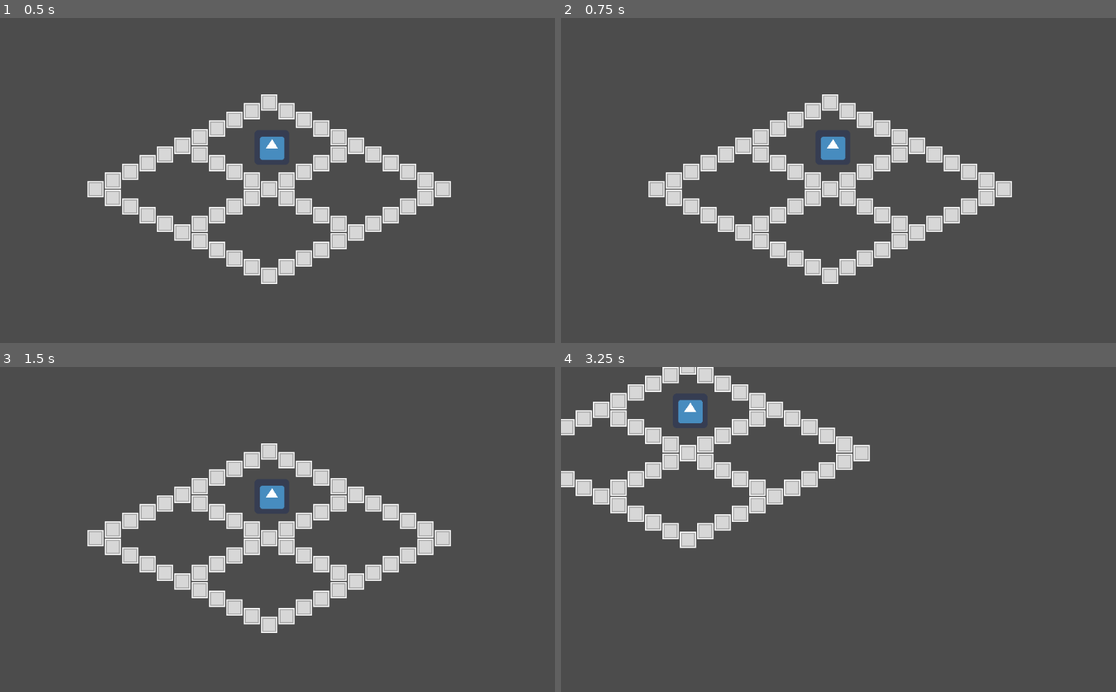
Above: before the commit, frames 1-4 (two rows, left to right).
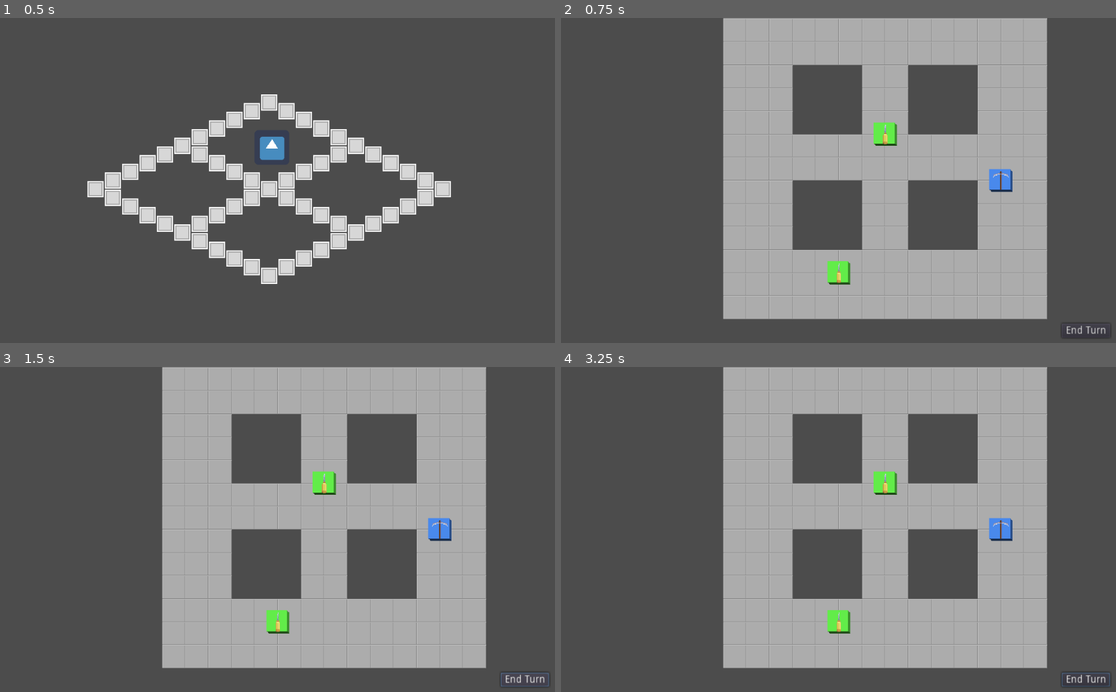
Above: after the commit, the same moments.

Repository: Henelik/HackGame
Game: Godot game, scene res://GameRoot.tscn
The game is run twice, just before and just after one commit, with the same random seed, the same clock (stepped at 60 frames per second) and the same inputs. The engine's default icon, where the game draws it, is replaced by a stand-in: a white triangle on a blue panel in a dark square.
Inputs (mouse positions are in pixels of both pictures, inside the frame that each line leads up to):
- Up to frame 1 (0.5 s): no input
- Up to frame 2 (0.75 s): click (832, 148) at 0.5 s
- Up to frame 3 (1.5 s): click (527, 679) at 1.25 s, where only the run after the commit has a clickable "End Turn"
- Up to frame 4 (3.25 s): tap Enter at 2 s; move the mouse to (960, 513) at 2.02 s; hold Right (ui_right) 2.03-2.78 s; click (960, 513) at 2.17 s; move the mouse to (727, 545) at 2.77 s; hold Down (ui_down) from 2.78 s (still down)

Frame 1 is identical in both runs. In frame 2, 46% of the frame differs, in the area x 15-99%, y 0-99%; in frame 3, 46%; in frame 4, 49%, in the area x 0-99%, y 0-99%.
Error after the commit: Parse Error: Variable "p" already defined in the scope (at line 93). (res://Scripts/CameraController.gd:116)

Commit message:
Added battle and overworld scene management

Diff:
--- a/Overworlds/NetNode.gd
+++ b/Overworlds/NetNode.gd
@@ -6,4 +6,4 @@
 	pass
 
 func _on_pressed():
-	pass # Replace with function body.
+	get_node("/root/GameRoot").loadBattle(battleScenePath)
--- a/Overworlds/NetNode.tscn
+++ b/Overworlds/NetNode.tscn
@@ -5,6 +5,7 @@
 
 [node name="NetNode" type="Node2D"]
 script = ExtResource( 1 )
+battleScenePath = "res://test.tscn"
 
 [node name="Button" type="TextureButton" parent="."]
 margin_right = 65.0
--- a/Scripts/Abilities/BaseAbility.gd
+++ b/Scripts/Abilities/BaseAbility.gd
@@ -49,10 +49,10 @@
 
 func _postFire():
 	get_parent().turnEnded = true
-	get_tree().get_root().get_node("/root/Battle/CamControl").deselectAbility()
+	get_tree().get_root().get_node("/root/GameRoot/Battle/CamControl").deselectAbility()
 
 func findTarget(tile: Vector2):
-	var cam = get_tree().get_root().get_node("/root/Battle/CamControl")
+	var cam = get_tree().get_root().get_node("/root/GameRoot/Battle/CamControl")
 	for player in cam.progs:
 		for p in player:
 			if Vector2(p.tileX, p.tileY) == tile:
--- a/Scripts/GameRoot.gd
+++ b/Scripts/GameRoot.gd
@@ -4,5 +4,24 @@
 var currentBattle
 
 func _ready():
-	currentOverworld = load("res://Overworlds/OverworldTest.tscn").instance()
+	loadOverworld("res://Overworlds/OverworldTest.tscn")
+
+func unload():
+	if currentOverworld != null:
+		remove_child(currentOverworld)
+		currentOverworld.queue_free()
+		currentOverworld = null
+	if currentBattle != null:
+		remove_child(currentBattle)
+		currentBattle.queue_free()
+		currentBattle = null
+
+func loadOverworld(path):
+	unload()
+	currentOverworld = load(path).instance()
 	add_child(currentOverworld)
+
+func loadBattle(path):
+	unload()
+	currentBattle = load(path).instance()
+	add_child(currentBattle)
--- a/Scripts/programHead.gd
+++ b/Scripts/programHead.gd
@@ -21,7 +21,7 @@
 var tailScn = load("res://Databattle/TailSector.tscn")
 var abilities = []
 var turnEnded = false # true if this program has ended its turn
-onready var cam = get_node("/root/Battle/CamControl")
+onready var cam = get_node("/root/GameRoot/Battle/CamControl")
 
 # Called when the node enters the scene tree for the first time.
 func _ready():
